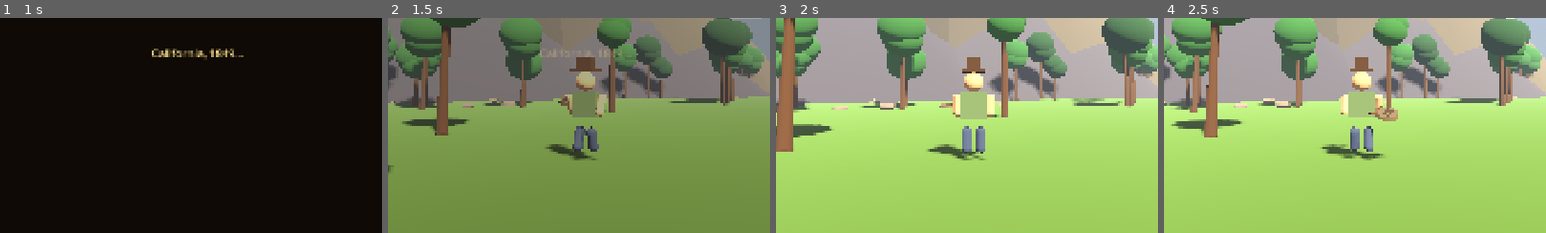
Above: before the commit, frames 1-4 (left to right).
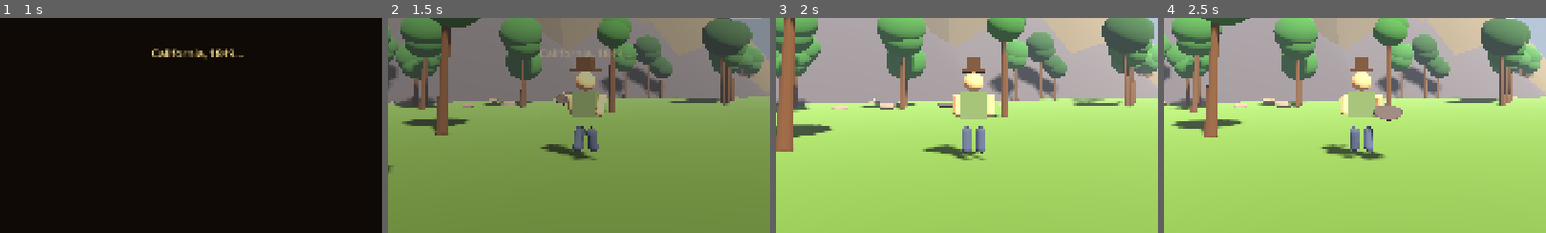
Above: after the commit, the same moments.

Repository: beachclaw/GoldRush1849
Game: Godot game, scene res://scenes/main_menu.tscn
Two runs of this game, one before a commit and one after it. Both use one fixed random seed, a clock stepped at 60 frames per second and the inputs below.
Inputs (mouse positions are % of the whole screen's width and height, from its top left):
- Up to frame 1 (1 s): click "Start Game" at 0.5 s
- Up to frame 2 (1.5 s): tap Enter (ui_accept) at 1.25 s; move the mouse to (55, 50) at 1.27 s; hold W (move_forward) from 1.28 s (still down); tap Tab at 1.35 s
- Up to frame 3 (2 s): keep holding W (move_forward); tap Enter (ui_accept) at 1.52 s
- Up to frame 4 (2.5 s): move the mouse to (30, 55) at 2.02 s; release W (move_forward) at 2.03 s; hold S (move_back) from 2.03 s (still down); tap Tab at 2.1 s; tap Enter (ui_accept) at 2.27 s
The pictures show only the part of the screen within x 24-74%, y 41-91%; the shares and areas given below are measured in that part.

Frame 1 is identical in both runs. In frame 2, 0.2% of the frame differs, in the area x 39-49%, y 34-63%; in frame 3, 0.1%; in frame 4, 0.6%, in the area x 51-63%, y 39-67%.

Commit message:
feat: authentic 1850s gold pan — tin bowl, sloped sides, rolled rim
Rebuilt gold pan mesh based on real 1850s reference photos. Wide
shallow dish with sloped sides, flat bottom, rolled torus rim, and
weathered tin/iron material with metallic sheen. Removed inaccurate
wooden handle.

Co-Authored-By: Claude Opus 4.6 <noreply@anthropic.com>

Diff:
--- a/src/entities/Player.gd
+++ b/src/entities/Player.gd
@@ -42,47 +42,53 @@
 func _build_pan_tool() -> void:
 	var tool_root := Node3D.new()
 	tool_root.name = "ToolRoot"
-	# Hold pan flat at hand level, extended forward/outward — not a stick!
 	tool_root.position = Vector3(0.18, -0.05, 0.28)
 	$Body/RightArm.add_child(tool_root)
 
-	var mat_pan   := StandardMaterial3D.new()
-	mat_pan.albedo_color = Color(0.50, 0.44, 0.32)
-	mat_pan.metallic     = 0.25
-	mat_pan.roughness    = 0.65
+	# Weathered tin/iron — authentic 1850s gold pan colors
+	var mat_tin := StandardMaterial3D.new()
+	mat_tin.albedo_color = Color(0.48, 0.44, 0.40)
+	mat_tin.metallic     = 0.55
+	mat_tin.roughness    = 0.50
 
 	var mat_inner := StandardMaterial3D.new()
-	mat_inner.albedo_color = Color(0.28, 0.24, 0.16)
-
-	var mat_wood  := StandardMaterial3D.new()
-	mat_wood.albedo_color = Color(0.38, 0.24, 0.10)
-
-	# Pan rim — wide shallow bowl held horizontally
-	var rim := MeshInstance3D.new()
-	var rm  := CylinderMesh.new()
-	rm.top_radius = 0.20; rm.bottom_radius = 0.23; rm.height = 0.07; rm.radial_segments = 12
-	rim.mesh = rm
-	tool_root.add_child(rim)
-	rim.set_surface_override_material(0, mat_pan)
-
-	# Pan inner floor (slightly recessed, darker)
+	mat_inner.albedo_color = Color(0.38, 0.32, 0.26)
+	mat_inner.metallic     = 0.4
+	mat_inner.roughness    = 0.65
+
+	var mat_rim := StandardMaterial3D.new()
+	mat_rim.albedo_color = Color(0.42, 0.38, 0.34)
+	mat_rim.metallic     = 0.6
+	mat_rim.roughness    = 0.40
+
+	# Outer bowl — wide shallow dish, sloped sides (wider at top, narrow bottom)
+	var bowl := MeshInstance3D.new()
+	var bm   := CylinderMesh.new()
+	bm.top_radius = 0.28; bm.bottom_radius = 0.15; bm.height = 0.09
+	bm.radial_segments = 16
+	bowl.mesh = bm
+	tool_root.add_child(bowl)
+	bowl.set_surface_override_material(0, mat_tin)
+
+	# Inner floor — flat dark bottom visible inside the pan
 	var floor_mi := MeshInstance3D.new()
 	var fm       := CylinderMesh.new()
-	fm.top_radius = 0.13; fm.bottom_radius = 0.15; fm.height = 0.04; fm.radial_segments = 12
+	fm.top_radius = 0.14; fm.bottom_radius = 0.14; fm.height = 0.015
+	fm.radial_segments = 16
 	floor_mi.mesh     = fm
-	floor_mi.position = Vector3(0, 0.015, 0)
+	floor_mi.position = Vector3(0, 0.01, 0)
 	tool_root.add_child(floor_mi)
 	floor_mi.set_surface_override_material(0, mat_inner)
 
-	# Short side handle — extends to the side, not upward
-	var handle := MeshInstance3D.new()
-	var hm     := CylinderMesh.new()
-	hm.top_radius = 0.022; hm.bottom_radius = 0.028; hm.height = 0.24
-	handle.mesh     = hm
-	handle.position = Vector3(-0.24, -0.01, 0)
-	handle.rotation.z = PI / 2.0   # horizontal
-	tool_root.add_child(handle)
-	handle.set_surface_override_material(0, mat_wood)
+	# Rolled rim — thin ring at the top lip
+	var rim := MeshInstance3D.new()
+	var rim_m := TorusMesh.new()
+	rim_m.inner_radius = 0.27; rim_m.outer_radius = 0.29
+	rim_m.rings = 12; rim_m.ring_segments = 8
+	rim.mesh     = rim_m
+	rim.position = Vector3(0, 0.04, 0)
+	tool_root.add_child(rim)
+	rim.set_surface_override_material(0, mat_rim)
 
 # ─── Physics ──────────────────────────────────────────────────────────────────
 
